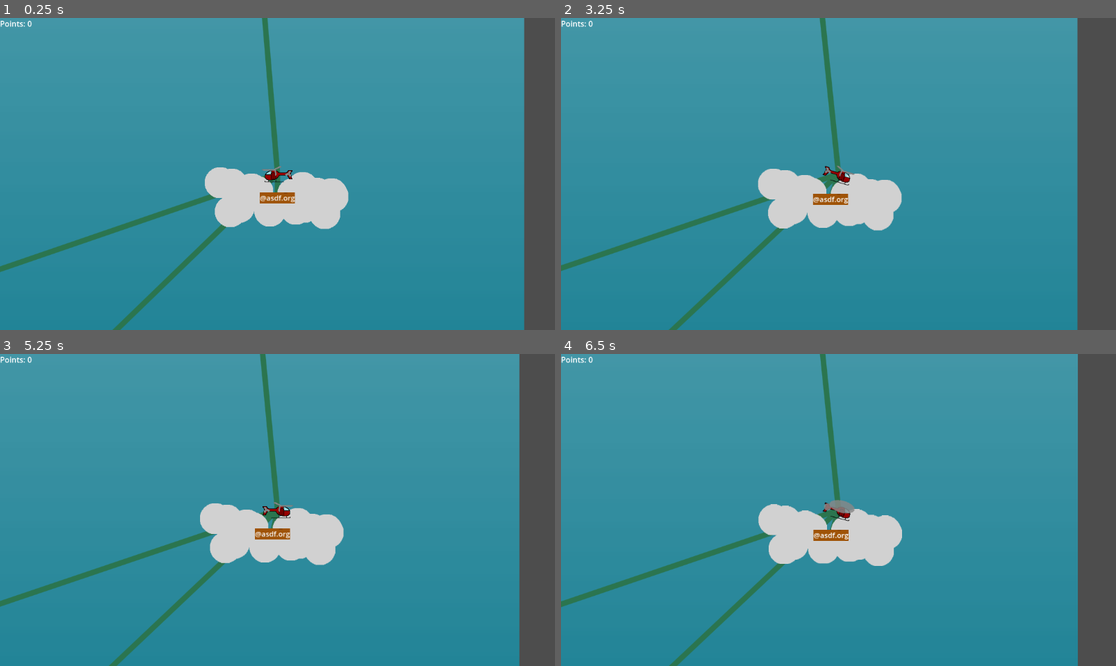
Above: before the commit, frames 1-4 (two rows, left to right).
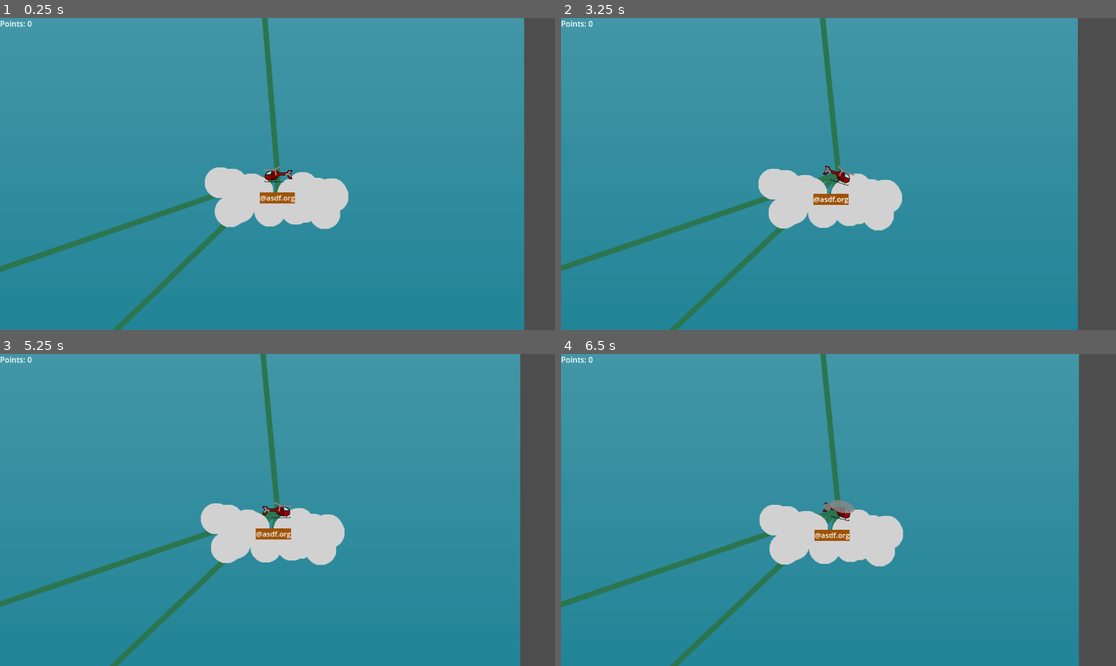
Above: after the commit, the same moments.

Repository: Doubi88/FediExpress
Game: Godot game, scene res://CloudWorld/cloud_world.tscn
Same seed, same stepped clock (60 frames per second), same inputs: the game is played once before the commit and once after it.
Inputs:
- Up to frame 1 (0.25 s): no input
- Up to frame 2 (3.25 s): tap Enter (enter_leave vehicle) at 0.5, 0.6, 2.1 s; hold D (walk right) 0.53-1.28 s; tap R (reset vehicle) at 1.25, 2 s; hold S (throttle down) 1.28-2.03 s; tap E (toggle engine) at 1.35, 2.85 s; hold D (walk right) 2.03-2.78 s; hold W (throttle up) from 2.78 s (still down)
- Up to frame 3 (5.25 s): release W (throttle up) at 3.53 s; hold A (walk left) 3.53-5.03 s; tap Enter (enter_leave vehicle) at 3.6, 5.1 s; tap R (reset vehicle) at 4.25 s; tap E (toggle engine) at 4.35 s; hold S (throttle down) from 5.03 s (still down)
- Up to frame 4 (6.5 s): tap R (reset vehicle) at 5.75 s; release S (throttle down) at 5.78 s; hold D (walk right) from 5.78 s (still down); tap E (toggle engine) at 5.85 s

The runs differ from the first frame. In frame 1, less than 0.1% of the frame differs, in the area x 48-59%, y 51-58%; in frame 2, 0.4%; in frame 3, 0.6%; in frame 4, 0.7%, in the area x 0-94%, y 0-100%.

Commit message:
Dialog shows "Deliver" + spawn position improved

Diff:
--- a/CloudWorld/cloud_world.gd
+++ b/CloudWorld/cloud_world.gd
@@ -29,7 +29,7 @@
 	vehicle = heli_scene.instantiate()
 	var spawn_server: FediServer = servers.pick_random()
 
-	var pos: Vector2 = Vector2(spawn_server.position_in_grid - Vector2i(0, spawn_server.size_in_grid.y)) * GridData.cell_size
+	var pos: Vector2 = (Vector2(spawn_server.position_in_grid) + Vector2(0, -spawn_server.size_in_grid.y / 2.0)) * GridData.cell_size
 	add_child(vehicle)
 	vehicle.global_position = pos
 	cam.target = vehicle
--- a/UI/MissionsWindow.tscn
+++ b/UI/MissionsWindow.tscn
@@ -4,7 +4,7 @@
 
 [node name="MissionsWindow" type="Window"]
 initial_position = 2
-size = Vector2i(512, 256)
+size = Vector2i(512, 512)
 script = ExtResource("1_dehfn")
 
 [node name="VBoxContainer" type="VBoxContainer" parent="."]
@@ -37,7 +37,7 @@
 
 [node name="DeliverButton" type="Button" parent="VBoxContainer"]
 layout_mode = 2
-text = "Accept"
+text = "Deliver"
 
 [connection signal="pressed" from="VBoxContainer/AcceptButton" to="." method="_on_accept_button_pressed"]
 [connection signal="pressed" from="VBoxContainer/DeliverButton" to="." method="_on_deliver_button_pressed"]
